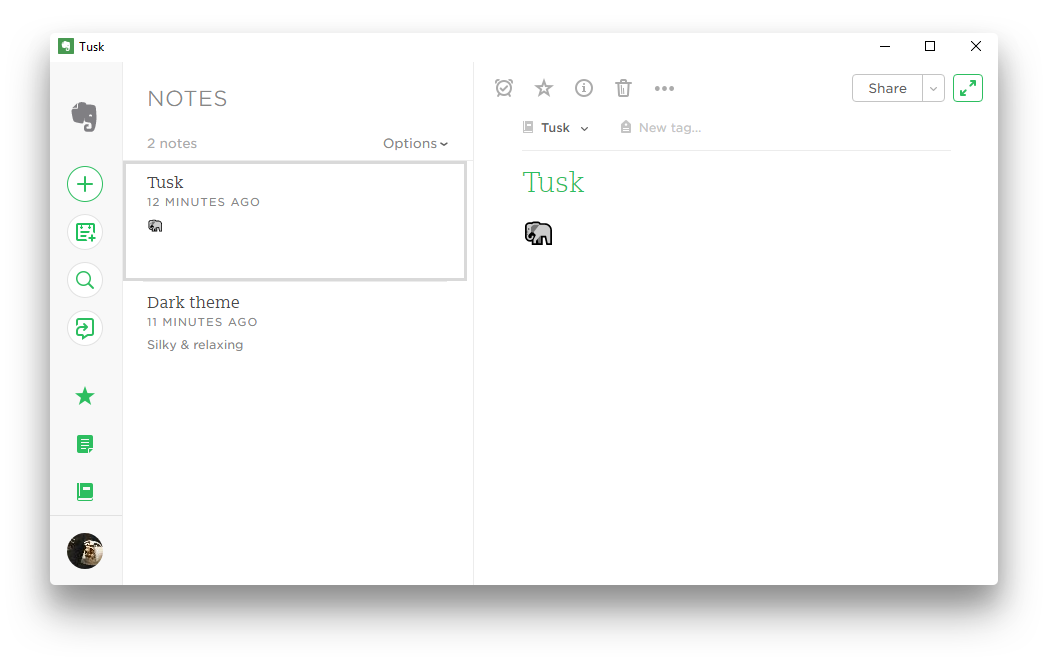
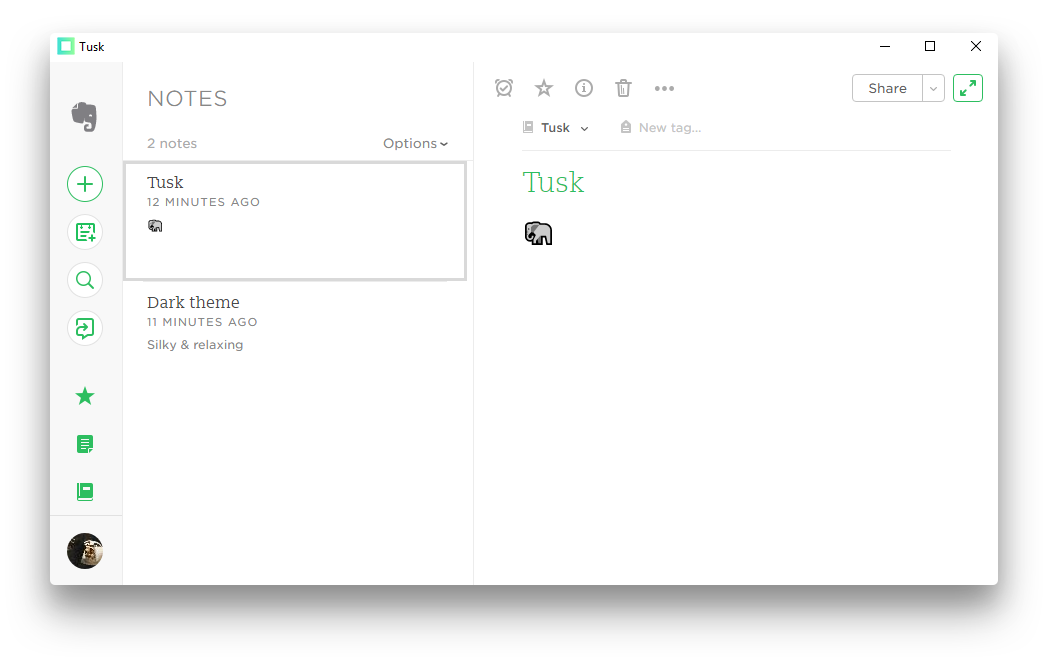
Two versions of the same layered image (w=1048, h=666). Layer-by-layer changes:
removed layer "Tusk" over box(57, 37, 75, 55)
added layer "Layer 1" over box(57, 37, 75, 55)
